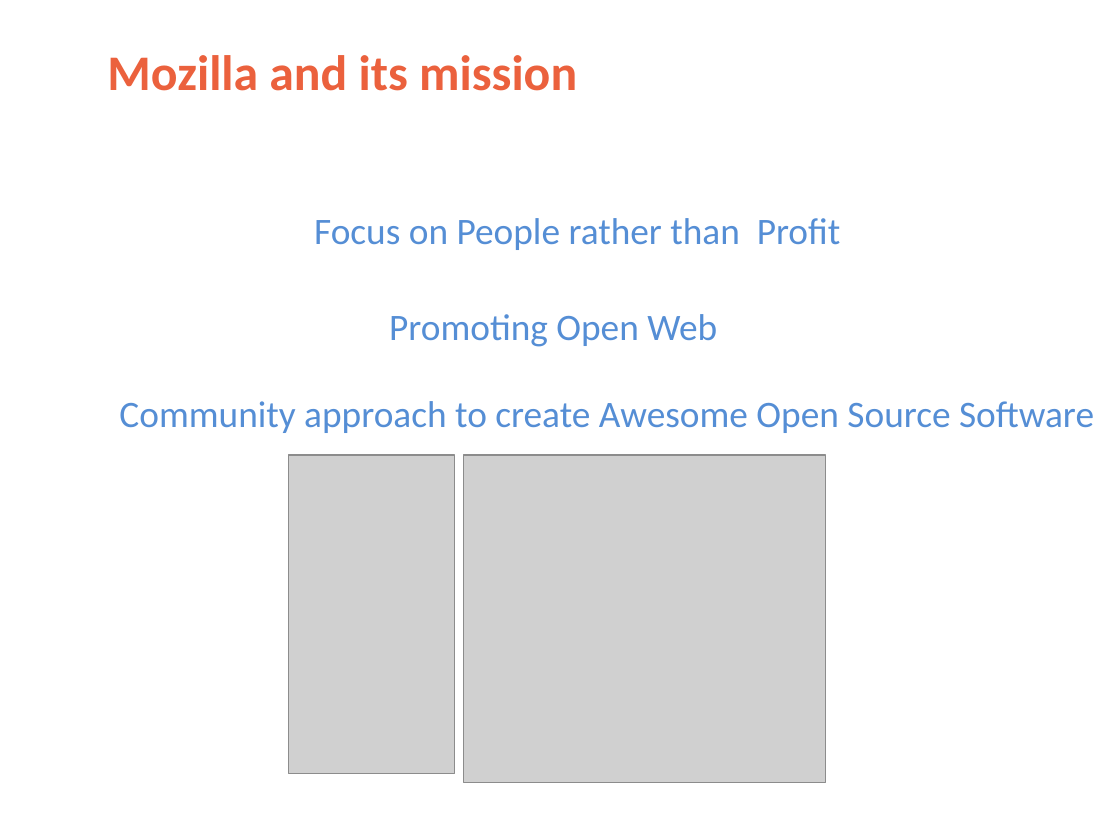
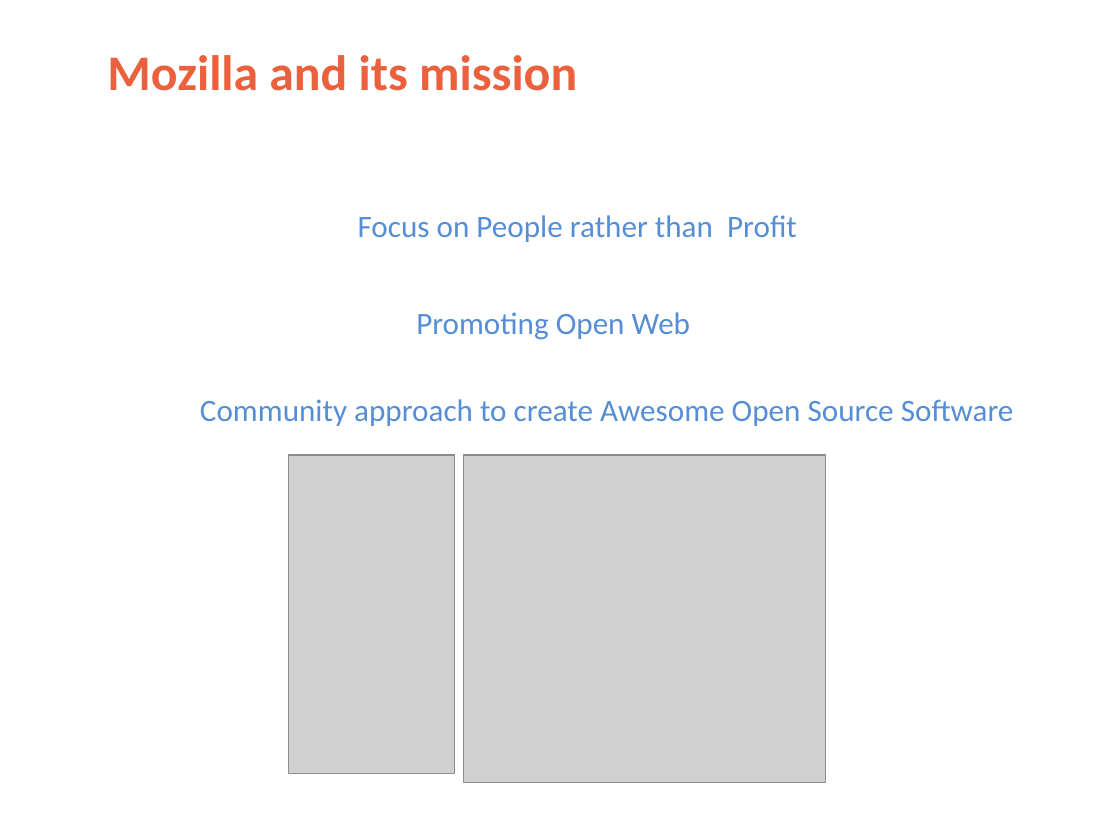
Before and after one commit to BVPMOSC/Presentations, a slide deck: slide 3 of BVPMOSC Introduction ppt.odp. Drawn at 1120x840 pixels with LibreOffice and Linux fonts; fonts in the diff are those of the drawing; grey boxes stand for pictures; background and template pictures are left out. Boxes give left, top, right and bottom in pixels: in the first picture for what was removed or moved away, otherwise in the second. Text is boxed around its words. In the diff, an @@ line names an element or a change of style, - is before the commit and + after.

```diff
--- a/BVPMOSC Introduction ppt.odp
+++ b/BVPMOSC Introduction ppt.odp
@@ text "Promoting Open Web": place and size @@
-text "Promoting Open Web" at [389, 314, 717, 347]
+text "Promoting Open Web" at [416, 312, 690, 340]
@@ size 24 to 20 pt in 3 elements at [358, 215, 797, 242], [416, 312, 690, 340], [200, 399, 1014, 426] @@
@@ text "Community approach to create Awesome ...": place and size @@
-text "Community approach to create Awesome ..." at [119, 401, 1094, 433]
+text "Community approach to create Awesome ..." at [200, 399, 1014, 426]
```
Also in this commit, not shown: 2 other slides changed, 1 other file.
